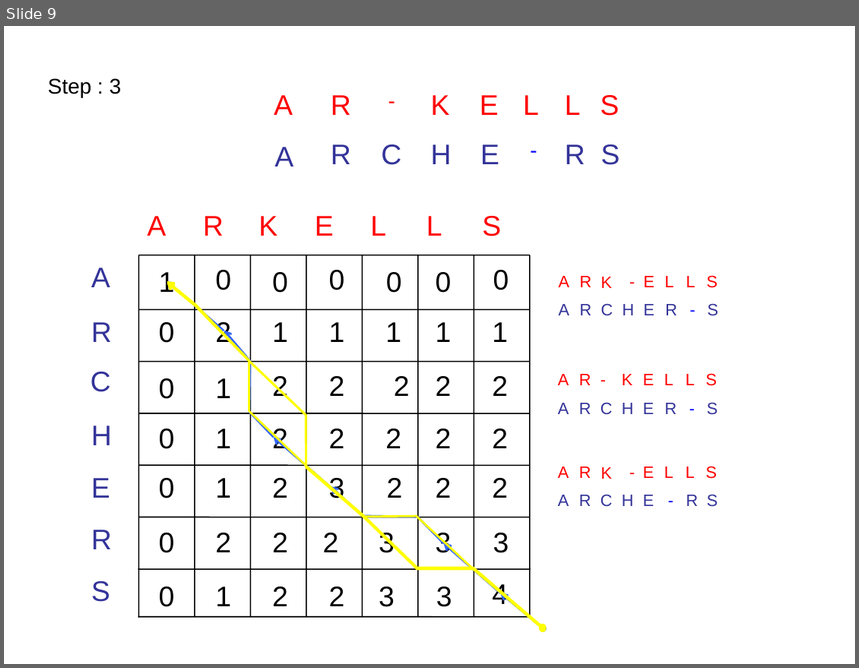
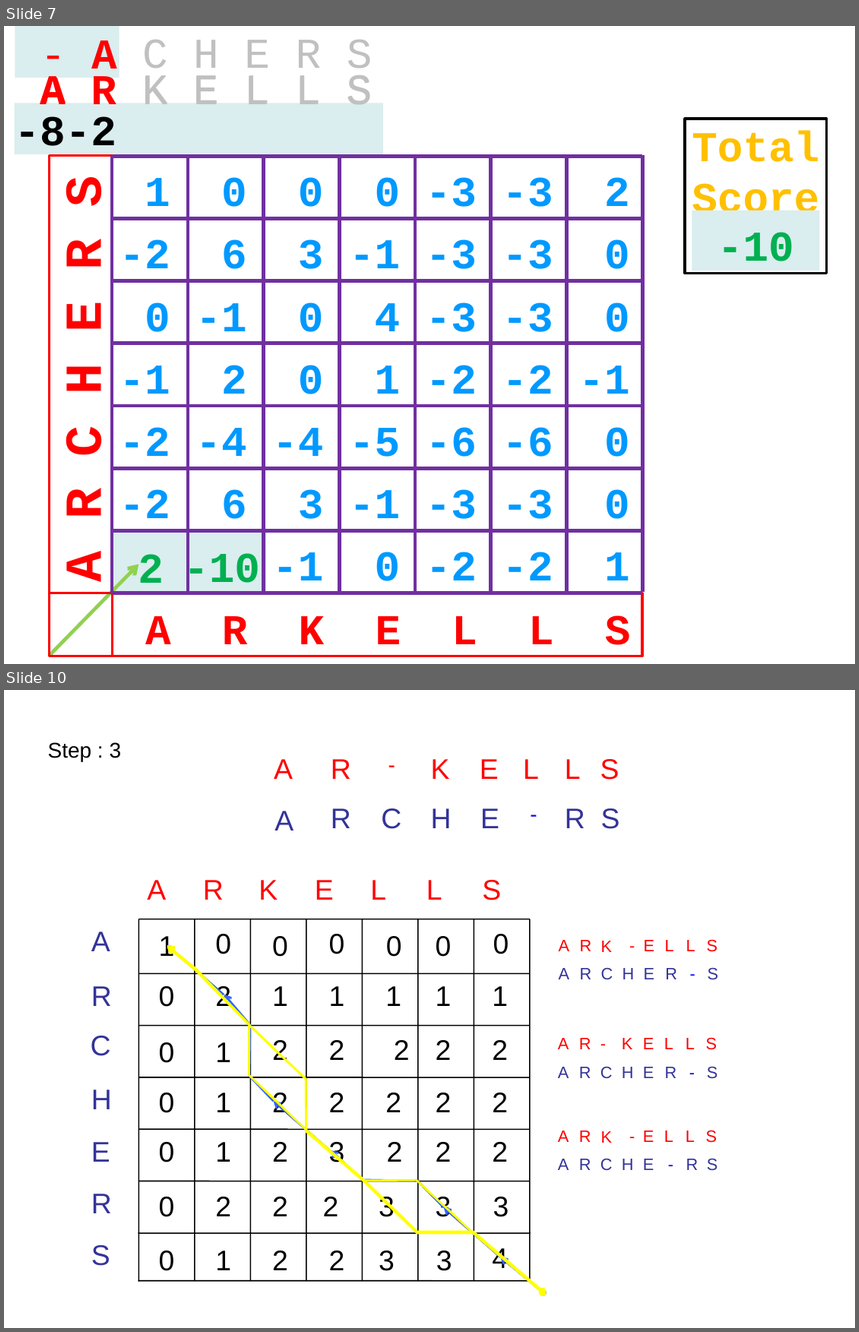
Before and after one commit to BioinformaticsTraining/Introduction-to-Bioinformatics, a slide deck: Presentations/General_Introduction_Course/Dynamic_Programming/Dynamic_Programming.pptx. Shown one above the other, each under a label of ours: slide 9 before the commit, slides 7 and 10 after it; the slides between them are not shown. The pictures are 859x668 and 859x1332 pixels, drawn with LibreOffice and Linux fonts; fonts in the diff are those of the drawing. Boxes give left, top, right and bottom in pixels: in the first picture for what was removed or moved away, otherwise in the second. Text is boxed around its words. In the diff, an @@ line names an element or a change of style, - is before the commit and + after.

```diff
--- a/Presentations/General_Introduction_Course/Dynamic_Programming/Dynamic_Programming.pptx
+++ b/Presentations/General_Introduction_Course/Dynamic_Programming/Dynamic_Programming.pptx
@@ slide 7 added at box(4, 26, 855, 664), background #FFFFFF @@
@@ rectangle added at box(15, 26, 120, 78), fill #DAEDEF, 36 pt, text #FF0000 @@
+- A
@@ text added at box(40, 56, 66, 79), 36 pt, text #FF0000, bold @@
+A
@@ text added at box(40, 76, 66, 104), 36 pt, text #FF0000, bold @@
+A
@@ text added at box(91, 75, 372, 104), 36 pt, text #C0C0C0 @@
+A R K E L L S
@@ rectangle added at box(14, 104, 382, 155), fill #DAEDEF, 36 pt, text #000000, bold @@
+-8-2
@@ text added at box(15, 116, 66, 157), 36 pt, text #000000, bold @@
++2
@@ rectangle added at box(685, 119, 827, 274), outline #000000 2 pt, 36 pt, text #FFC000, bold @@
+Total
+Score
@@ rectangle added at box(50, 155, 113, 656), outline #FF0000 2 pt, 44 pt, text #FF0000, bold @@
+A R C H E R S
@@ text added at box(58, 180, 116, 582), 36 pt, text #C0C0C0 @@
+A R C H E R S
@@ text added at box(145, 177, 630, 218), 36 pt, text #0099FF, bold @@
+1 0 0 0 -3 -3 2
@@ rectangle added at box(692, 211, 819, 271), fill #DAEDEF, 36 pt, text #00B050, bold @@
+-10
@@ text added at box(120, 240, 630, 280), 36 pt, text #0099FF, bold @@
+-2 6 3 -1 -3 -3 0
@@ group added at box(112, 155, 642, 594): 16 lines @@
@@ text added at box(145, 303, 630, 342), 36 pt, text #0099FF, bold @@
+0 -1 0 4 -3 -3 0
@@ text added at box(120, 365, 629, 405), 36 pt, text #0099FF, bold @@
+-1 2 0 1 -2 -2 -1
@@ text added at box(120, 427, 630, 530), 36 pt, text #0099FF, bold @@
+-2 6 3 -1 -3 -3 0
@@ text added at box(196, 427, 630, 468), 36 pt, text #0099FF, bold @@
+-2 -4 -4 -5 -6 -6 0
@@ text added at box(120, 490, 630, 594), 36 pt, text #0099FF, bold @@
+2 -2 -1 0 -2 -2 1
@@ rectangle added at box(113, 532, 188, 593), fill #DAEDEF, 36 pt, text #00B050, bold @@
+2
@@ rectangle added at box(183, 531, 266, 592), fill #DAEDEF, 36 pt, text #00B050, bold @@
+-10
@@ rectangle added at box(186, 532, 261, 593), fill #DAEDEF, 36 pt, text #00B050, bold @@
+2
@@ arrow added from (49, 656) to (139, 565), #92D050 3 pt @@
@@ rectangle added at box(49, 594, 642, 657), outline #FF0000 2 pt, 36 pt, text #FF0000, bold @@
+A R K E L L S
@@ text added at box(145, 616, 631, 656), 36 pt, text #C0C0C0 @@
+A R K E L L S
@@ what was slide 9 is now slide 10 @@
```
Also in this commit, not shown: 1 other file.
